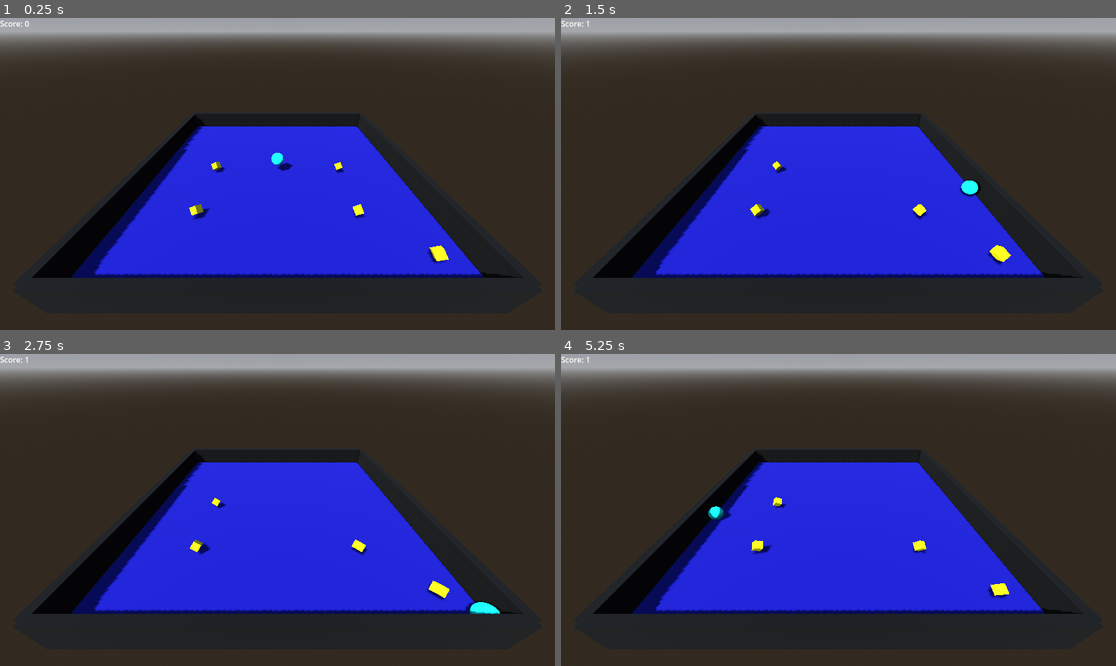
Above: before the commit, frames 1-4 (two rows, left to right).
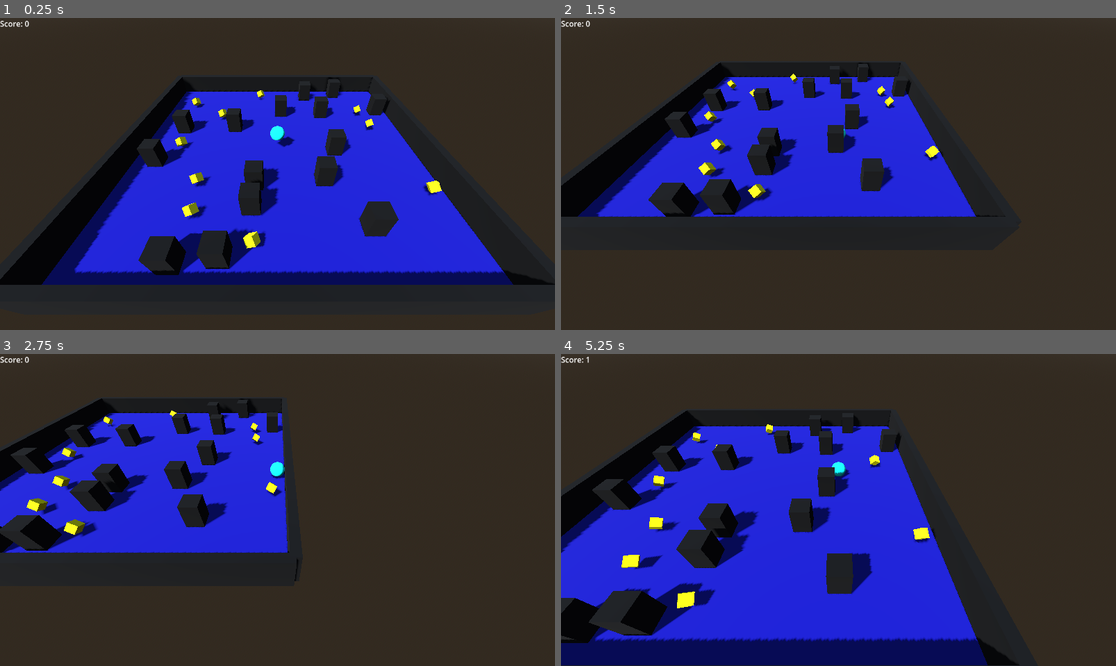
Above: after the commit, the same moments.

Repository: UltraBDF/rollABall
Game: Godot game, scene res://main.tscn
Two runs of this game, one before a commit and one after it. Both use one fixed random seed, a clock stepped at 60 frames per second and the inputs below.
Inputs:
- Up to frame 1 (0.25 s): no input
- Up to frame 2 (1.5 s): hold Right (ui_right) 0.53-1.28 s; hold Down (ui_down) from 1.28 s (still down)
- Up to frame 3 (2.75 s): release Down (ui_down) at 2.03 s; hold Right (ui_right) from 2.03 s (still down)
- Up to frame 4 (5.25 s): release Right (ui_right) at 2.78 s; hold Up (ui_up) 2.78-3.53 s; hold Left (ui_left) 3.53-5.03 s; hold Down (ui_down) from 5.03 s (still down)

The runs differ from the first frame. In frame 1, 33% of the frame differs, in the area x 0-100%, y 0-86%; in frame 2, 43%; in frame 3, 48%; in frame 4, 50%, in the area x 0-100%, y 0-100%.

Commit message:
generate obstacles + collectibles randomly + fix camera

Diff:
--- a/rollaball/camera_3d.gd
+++ /dev/null
@@ -1,17 +0,0 @@
-# camera_follow.gd
-extends Camera3D
-
-@export var target: Node3D
-
-# La distance entre la caméra et le joueur.
-var offset = Vector3.ZERO
-
-func _ready():
-	# Calculer l'offset initial au démarrage.
-	if target:
-		offset = global_transform.origin - target.global_transform.origin
-
-func _process(delta):
-	# Mettre à jour la position de la caméra à chaque image.
-	if target:
-		global_transform.origin = target.global_transform.origin + offset
--- /dev/null
+++ b/rollaball/camera_follow.gd
@@ -0,0 +1,14 @@
+# camera_follow.gd
+extends Camera3D
+
+@export var target: Node3D
+
+var offset = Vector3.ZERO
+
+func _ready():
+	if target:
+		offset = global_position - target.global_position
+
+func _process(delta):
+	if target:
+		global_position = target.global_position + offset
--- a/rollaball/collectible.tscn
+++ b/rollaball/collectible.tscn
@@ -12,7 +12,7 @@
 [sub_resource type="BoxShape3D" id="BoxShape3D_tia1q"]
 size = Vector3(0.5, 0.5, 0.5)
 
-[node name="Collectible" type="Area3D"]
+[node name="Collectible" type="Area3D" groups=["collectibles"]]
 script = ExtResource("1_vos56")
 
 [node name="MeshInstance3D" type="MeshInstance3D" parent="."]
--- a/rollaball/main.gd
+++ b/rollaball/main.gd
@@ -2,19 +2,108 @@
 extends Node3D
 
 var score = 0
+var collectible_nodes = []
 
 @export var score_label: Label
+@export var win_screen_container: CenterContainer
 
+@export var obstacle_scene: PackedScene
+@export var number_of_obstacles = 15
+@export var spawn_range = 9.0
+
+@export var collectible_scene: PackedScene
+@export var number_of_collectibles = 10
+@export var min_spawn_distance = 1.5
+
+# On n'a plus besoin de la liste collectible_nodes ici.
+# var collectible_nodes = []
 func _ready():
+	generate_layout()
+
 	# On s'assure que le score est bien affiché à "Score: 0" au début.
 	update_score_display()
+
 
 func _on_collectible_collected():
 	score += 1 # On augmente le score de 1.
 	update_score_display() # On appelle notre autre fonction pour rafraîchir le texte.
+
+	if score >= number_of_collectibles:
+		# On appelle une nouvelle fonction pour gérer la victoire proprement.
+		game_won()
 
 func update_score_display():
 	# On vérifie si notre "prise" score_label est bien branchée à quelque chose.
 	if score_label:
 		# On met à jour la propriété "text" du Label.
 		score_label.text = "Score: " + str(score)
+
+func game_won():
+	# On arrête le jeu. Le temps et la physique sont mis en pause.
+	get_tree().paused = true
+
+	# On s'assure que notre conteneur de victoire xest bien lié.
+	if win_screen_container:
+		# On récupère le Label à l'intérieur du conteneur.
+		var win_label = win_screen_container.get_node("WinLabel")
+
+		# On met à jour son texte avec le score final.
+		win_label.text = "Gagné !\nScore final : " + str(score)
+
+		# On affiche l'écran de victoire.
+		win_screen_container.visible = true
+
+func generate_layout():
+	# On vérifie que les scènes sont bien liées pour éviter les erreurs.
+	if not obstacle_scene or not collectible_scene:
+		print("Erreur : Les scènes d'obstacle ou de collectible ne sont pas définies.")
+		return
+
+	var spawn_points = []
+	var total_items_to_spawn = number_of_obstacles + number_of_collectibles
+	var spawn_attempts = 0
+
+	# On génère une liste de positions valides.
+	while spawn_points.size() < total_items_to_spawn and spawn_attempts < 1000:
+		spawn_attempts += 1 # Sécurité pour éviter une boucle infinie.
+
+		var random_pos = Vector3(randf_range(-spawn_range, spawn_range), 1, randf_range(-spawn_range, spawn_range))
+
+		# On vérifie que la position est valide (loin du joueur et des autres points).
+		if is_position_valid(random_pos, spawn_points):
+			spawn_points.append(random_pos)
+
+	# On mélange la liste de positions.
+	spawn_points.shuffle()
+
+	# On place les obstacles.
+	for i in number_of_obstacles:
+		if spawn_points.is_empty(): break # Sécurité si on n'a pas pu générer assez de points.
+		var pos = spawn_points.pop_front() # On prend la première position de la liste.
+		var new_obstacle = obstacle_scene.instantiate()
+		new_obstacle.position = pos
+		add_child(new_obstacle)
+
+	# On place les collectibles.
+	for i in number_of_collectibles:
+		if spawn_points.is_empty(): break
+		var pos = spawn_points.pop_front() # On prend la nouvelle première position.
+		var new_collectible = collectible_scene.instantiate()
+		new_collectible.position = pos
+
+		# On connecte le signal du nouveau collectible via le code.
+		new_collectible.collected.connect(_on_collectible_collected)
+
+		add_child(new_collectible)
+
+func is_position_valid(pos, existing_points):
+	# On vérifie la distance par rapport au point de départ du joueur.
+	if pos.distance_to(Vector3.ZERO) < 3.0:
+		return false
+
+	# On vérifie la distance par rapport à tous les autres points déjà validés.
+	for point in existing_points:
+		if pos.distance_to(point) < min_spawn_distance:
+			return false
+
+	return true
--- a/rollaball/main.tscn
+++ b/rollaball/main.tscn
@@ -1,10 +1,11 @@
-[gd_scene load_steps=9 format=3 uid="uid://b17p4p16711ud"]
+[gd_scene load_steps=11 format=3 uid="uid://b17p4p16711ud"]
 
 [ext_resource type="Script" path="res://main.gd" id="1_1ts8y"]
 [ext_resource type="PackedScene" uid="uid://b5f8pj46cngmu" path="res://ground.tscn" id="1_sjufk"]
 [ext_resource type="PackedScene" uid="uid://4h0jnmthkdrt" path="res://player.tscn" id="2_jkxh6"]
-[ext_resource type="Script" path="res://camera_3d.gd" id="3_wyxj2"]
+[ext_resource type="PackedScene" uid="uid://dvruhds0dct6f" path="res://obstacle.tscn" id="2_lubwb"]
 [ext_resource type="PackedScene" uid="uid://c3mwtnp7xalwd" path="res://collectible.tscn" id="5_0vthb"]
+[ext_resource type="Script" path="res://camera_follow.gd" id="6_p0ts8"]
 
 [sub_resource type="ProceduralSkyMaterial" id="ProceduralSkyMaterial_vqvet"]
 
@@ -15,9 +16,15 @@
 background_mode = 2
 sky = SubResource("Sky_k1pfw")
 
-[node name="Main" type="Node3D" node_paths=PackedStringArray("score_label")]
+[sub_resource type="LabelSettings" id="LabelSettings_onhsd"]
+font_size = 24
+
+[node name="Main" type="Node3D" node_paths=PackedStringArray("score_label", "win_screen_container")]
 script = ExtResource("1_1ts8y")
-score_label = NodePath("CanvasLayer/Label")
+score_label = NodePath("CanvasLayer/ScoreLabel")
+win_screen_container = NodePath("CanvasLayer/CenterContainer")
+obstacle_scene = ExtResource("2_lubwb")
+collectible_scene = ExtResource("5_0vthb")
 
 [node name="Ground" parent="." instance=ExtResource("1_sjufk")]
 
@@ -25,9 +32,9 @@
 transform = Transform3D(1, 0, 0, 0, 1, 0, 0, 0, 1, 0, 2, 0)
 
 [node name="Camera3D" type="Camera3D" parent="." node_paths=PackedStringArray("target")]
-transform = Transform3D(1, 0, 0, 0, 0.819152, 0.573576, 0, -0.573576, 0.819152, 0, 10, 14)
-script = ExtResource("3_wyxj2")
-target = NodePath("../Player")
+transform = Transform3D(1, 0, 0, 0, 0.707107, 0.707107, 0, -0.707107, 0.707107, 0, 10, 12)
+script = ExtResource("6_p0ts8")
+target = NodePath("../Player/CharacterBody3D")
 
 [node name="DirectionalLight3D" type="DirectionalLight3D" parent="."]
 transform = Transform3D(0.707107, 0.5, -0.5, 0, 0.707107, 0.707107, 0.707107, -0.5, 0.5, 0, 0, 0)
@@ -38,28 +45,23 @@
 
 [node name="CanvasLayer" type="CanvasLayer" parent="."]
 
-[node name="Label" type="Label" parent="CanvasLayer"]
+[node name="ScoreLabel" type="Label" parent="CanvasLayer"]
 offset_right = 40.0
 offset_bottom = 23.0
 text = "Score: 0"
 
-[node name="Collectible" parent="." instance=ExtResource("5_0vthb")]
-transform = Transform3D(1, 0, 0, 0, 1, 0, 0, 0, 1, -5, 1, 0)
+[node name="CenterContainer" type="CenterContainer" parent="CanvasLayer"]
+visible = false
+anchors_preset = 15
+anchor_right = 1.0
+anchor_bottom = 1.0
+grow_horizontal = 2
+grow_vertical = 2
 
-[node name="Collectible2" parent="." instance=ExtResource("5_0vthb")]
-transform = Transform3D(1, 0, 0, 0, 1, 0, 0, 0, 1, -5, 1, 5)
+[node name="WinLabel" type="Label" parent="CanvasLayer/CenterContainer"]
+layout_mode = 2
+text = "You win! "
+label_settings = SubResource("LabelSettings_onhsd")
+horizontal_alignment = 1
 
-[node name="Collectible3" parent="." instance=ExtResource("5_0vthb")]
-transform = Transform3D(1, 0, 0, 0, 1, 0, 0, 0, 1, 5, 1, 0)
-
-[node name="Collectible4" parent="." instance=ExtResource("5_0vthb")]
-transform = Transform3D(1, 0, 0, 0, 1, 0, 0, 0, 1, 5, 1, 5)
-
-[node name="Collectible5" parent="." instance=ExtResource("5_0vthb")]
-transform = Transform3D(1, 0, 0, 0, 1, 0, 0, 0, 1, 8, 1, 8)
-
-[connection signal="collected" from="Collectible" to="." method="_on_collectible_collected"]
-[connection signal="collected" from="Collectible2" to="." method="_on_collectible_collected"]
-[connection signal="collected" from="Collectible3" to="." method="_on_collectible_collected"]
-[connection signal="collected" from="Collectible4" to="." method="_on_collectible_collected"]
-[connection signal="collected" from="Collectible5" to="." method="_on_collectible_collected"]
+[editable path="Player"]
--- /dev/null
+++ b/rollaball/obstacle.tscn
@@ -0,0 +1,19 @@
+[gd_scene load_steps=4 format=3 uid="uid://dvruhds0dct6f"]
+
+[sub_resource type="StandardMaterial3D" id="StandardMaterial3D_a6tbj"]
+albedo_color = Color(0, 0, 0, 1)
+
+[sub_resource type="BoxMesh" id="BoxMesh_ojv7i"]
+material = SubResource("StandardMaterial3D_a6tbj")
+
+[sub_resource type="BoxShape3D" id="BoxShape3D_7q12r"]
+size = Vector3(1, 2, 1)
+
+[node name="Obstacle" type="StaticBody3D"]
+
+[node name="MeshInstance3D" type="MeshInstance3D" parent="."]
+transform = Transform3D(1, 0, 0, 0, 2, 0, 0, 0, 1, 0, 0, 0)
+mesh = SubResource("BoxMesh_ojv7i")
+
+[node name="CollisionShape3D" type="CollisionShape3D" parent="."]
+shape = SubResource("BoxShape3D_7q12r")
